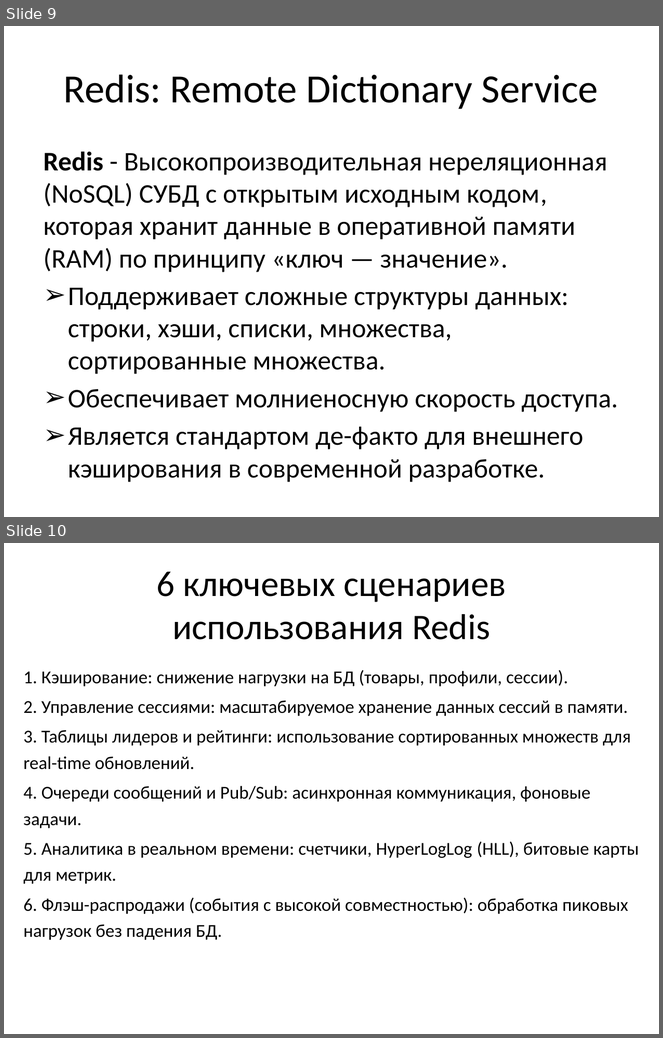
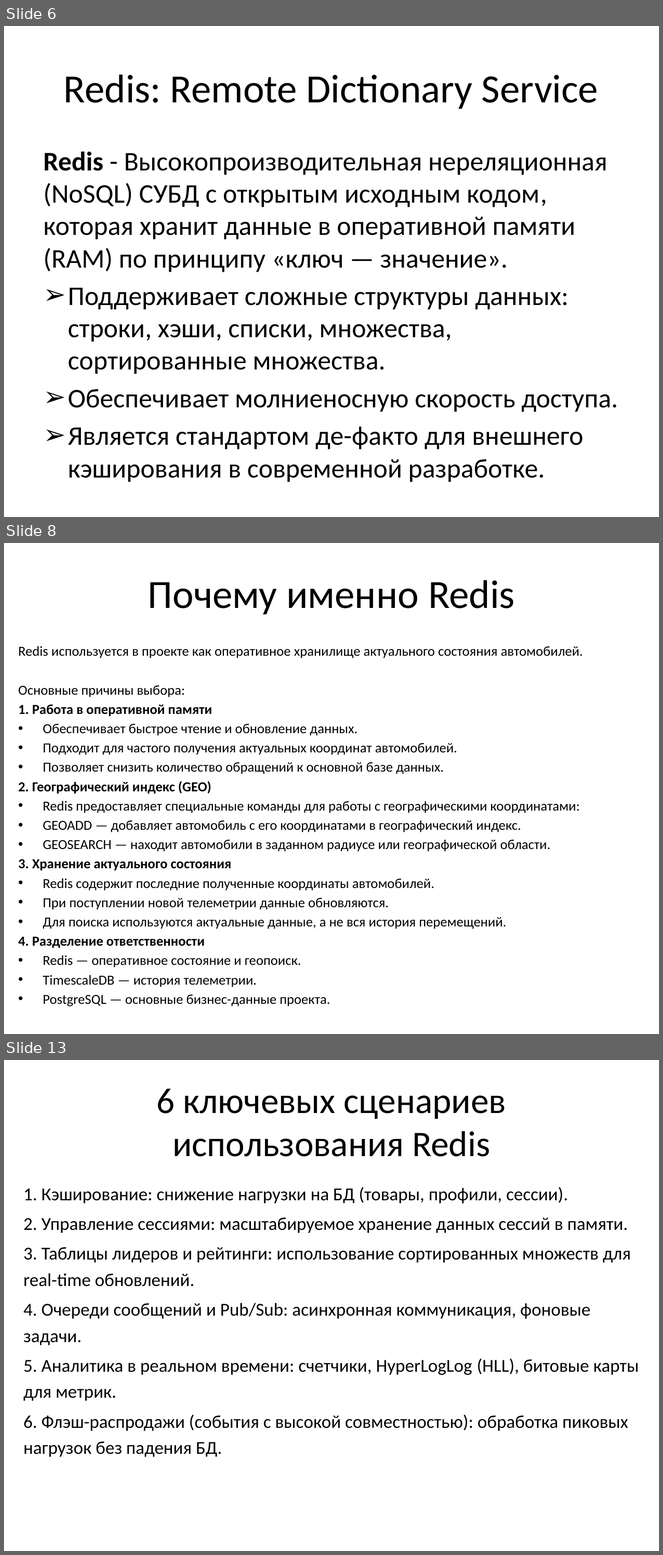
Before and after one commit to Antipindima1/Doklad-Redis, a slide deck: Презентация кэширования.pptx. Shown one above the other, each under a label of ours: slides 9 and 10 before the commit, slides 6, 8 and 13 after it; the slides between them are not shown. The pictures are 663x1038 and 663x1555 pixels, drawn with LibreOffice and Linux fonts; fonts in the diff are those of the drawing; background and template pictures are left out. Boxes give left, top, right and bottom in pixels: in the first picture for what was removed or moved away, otherwise in the second. Text is boxed around its words. In the diff, an @@ line names an element or a change of style, - is before the commit and + after.

```diff
--- a/Презентация кэширования.pptx
+++ b/Презентация кэширования.pptx
@@ slide 8 added at <box>4,543,659,1034</box>, background picture (left out) @@
@@ title added at <box>148,580,515,615</box>, 44 pt, text #000000 @@
+Почему именно Redis
@@ text added at <box>18,646,583,1007</box>, 15.2 pt, text #000000 @@
+Redis используется в проекте как оперативное хранилище актуального состояния автомобилей.
+Основные причины выбора:
+1. Работа в оперативной памяти
+• Обеспечивает быстрое чтение и обновление данных.
+• Подходит для частого получения актуальных координат автомобилей.
+• Позволяет снизить количество обращений к основной базе данных.
+2. Географический индекс (GEO)
+• Redis предоставляет специальные команды для работы с географическими координатами:
+• GEOADD — добавляет автомобиль с его координатами в географический индекс.
+• GEOSEARCH — находит автомобили в заданном радиусе или географической области.
+3. Хранение актуального состояния
+• Redis содержит последние полученные координаты автомобилей.
+• При поступлении новой телеметрии данные обновляются.
+• Для поиска используются актуальные данные, а не вся история перемещений.
+4. Разделение ответственности
+• Redis — оперативное состояние и геопоиск.
+• TimescaleDB — история телеметрии.
+• PostgreSQL — основные бизнес-данные проекта.
@@ what was slide 9 is now slide 6 @@
@@ what was slide 10 is now slide 13 @@
```
Also in this commit, not shown: 5 other slides added, 3 slides removed, 3 other files.
